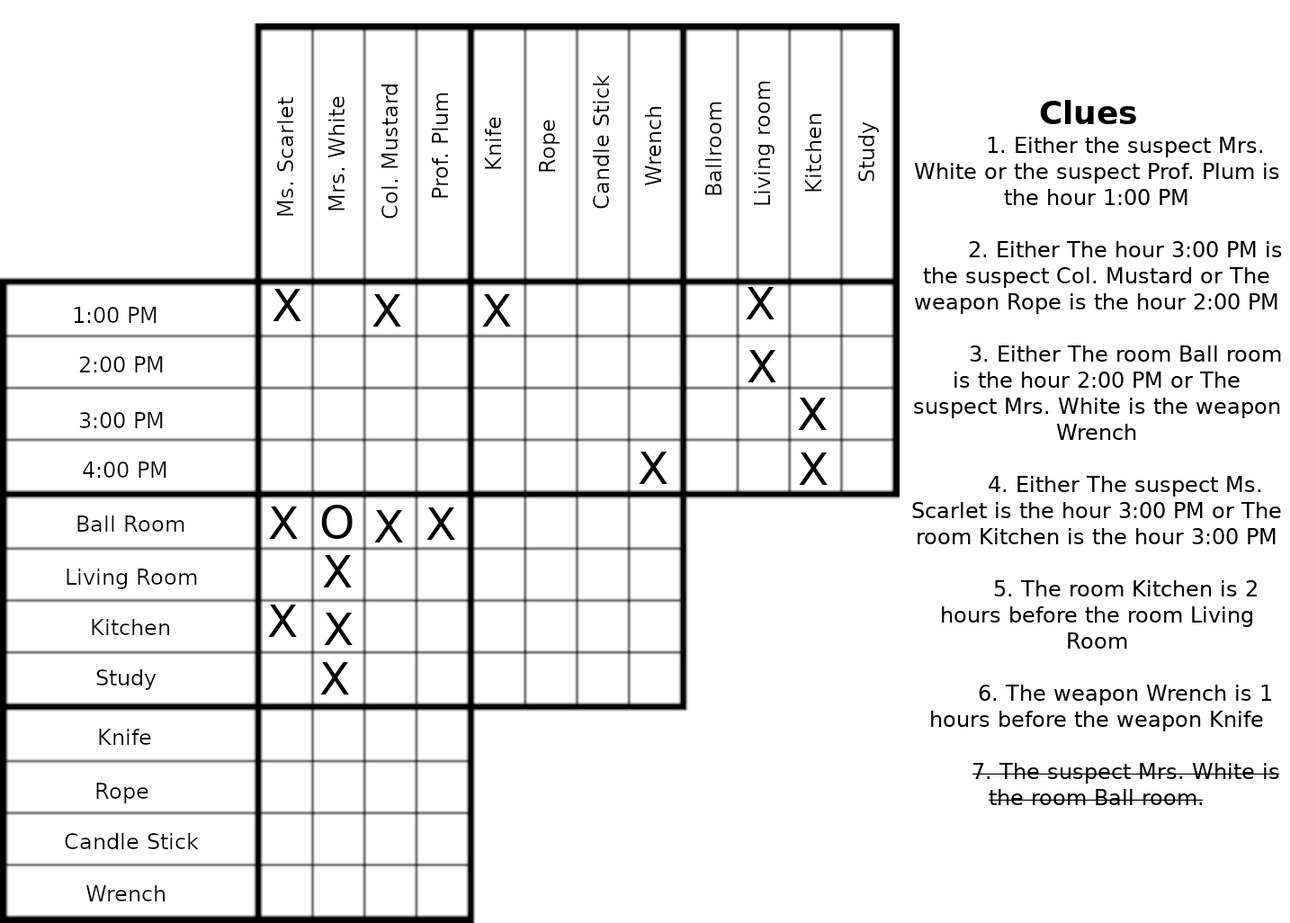
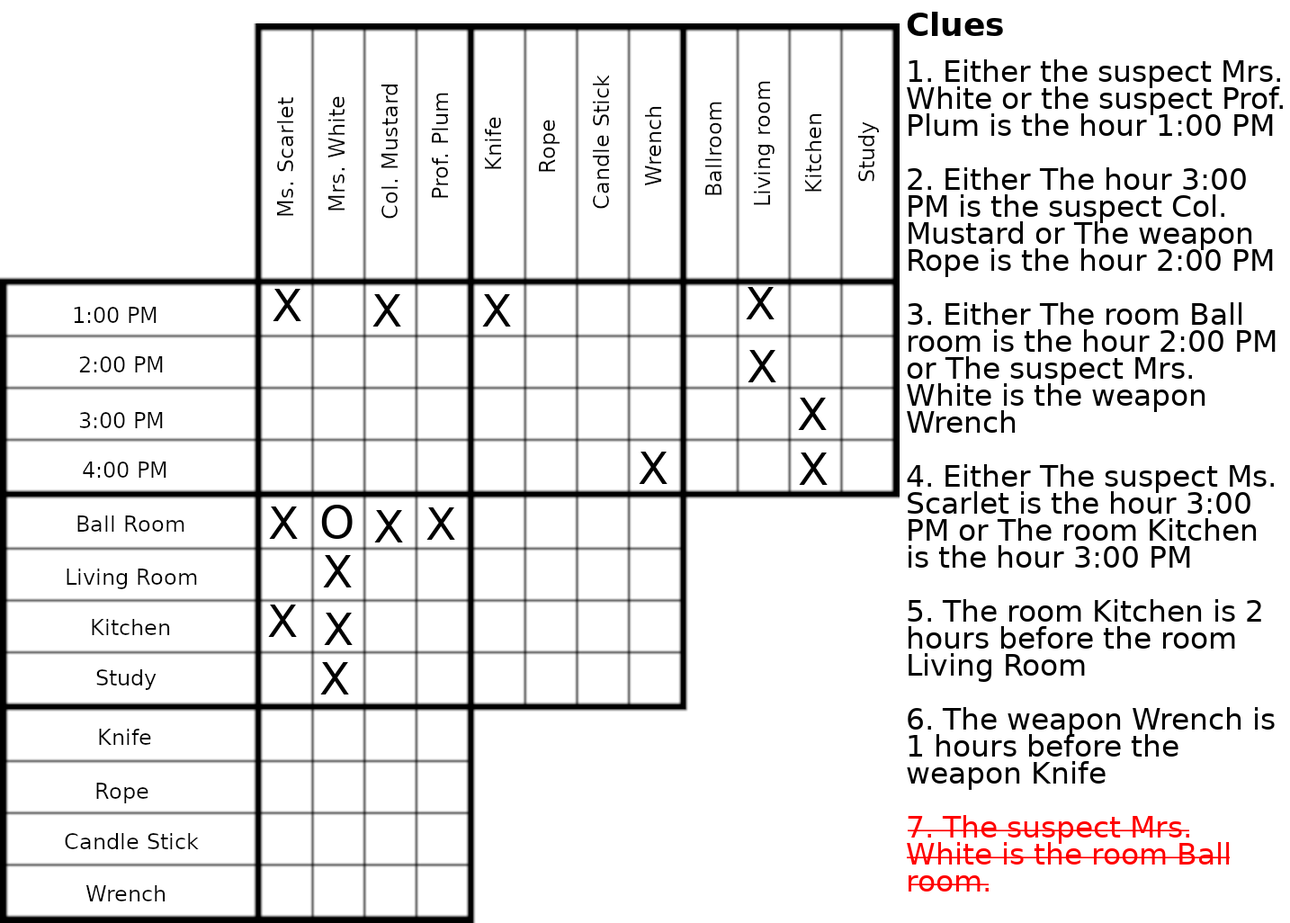
Before/after of a 1290px x 923px layered artwork. What changed in the layer stack:
painted on "hints2" over [907, 11, 1284, 892]
